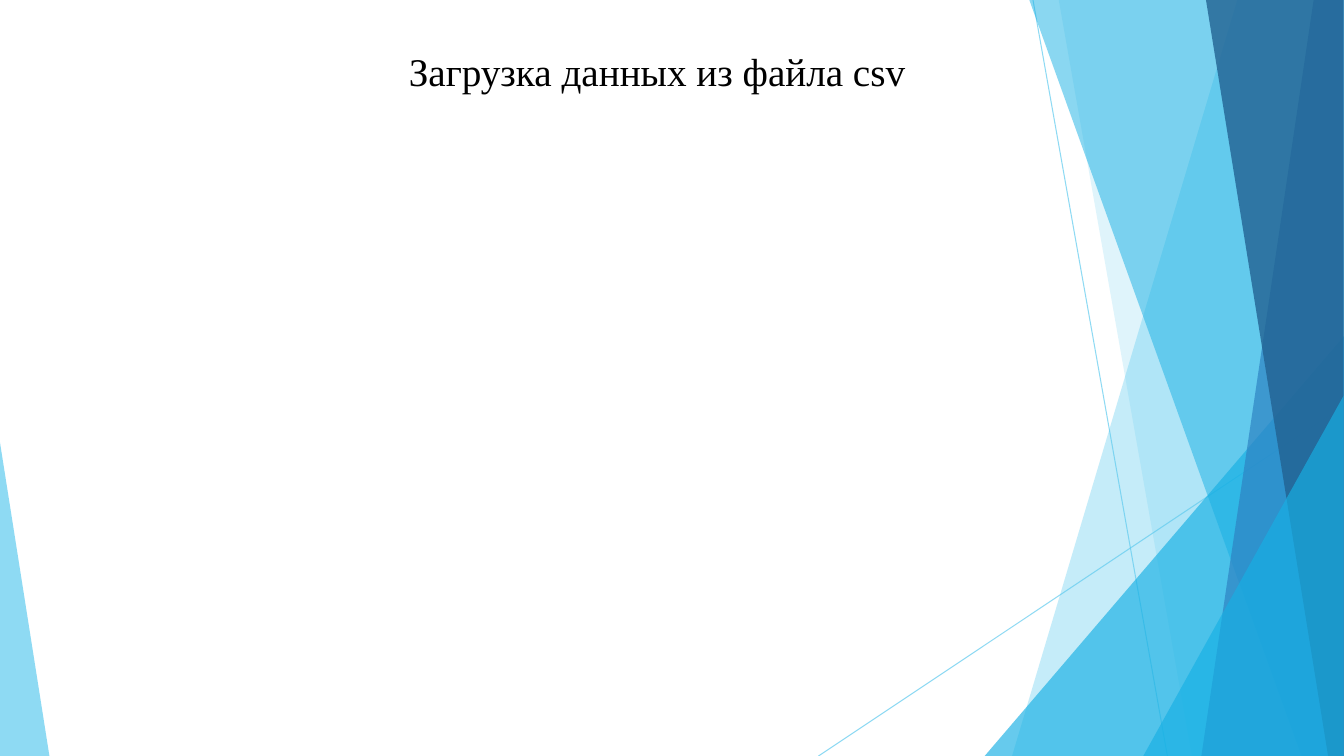
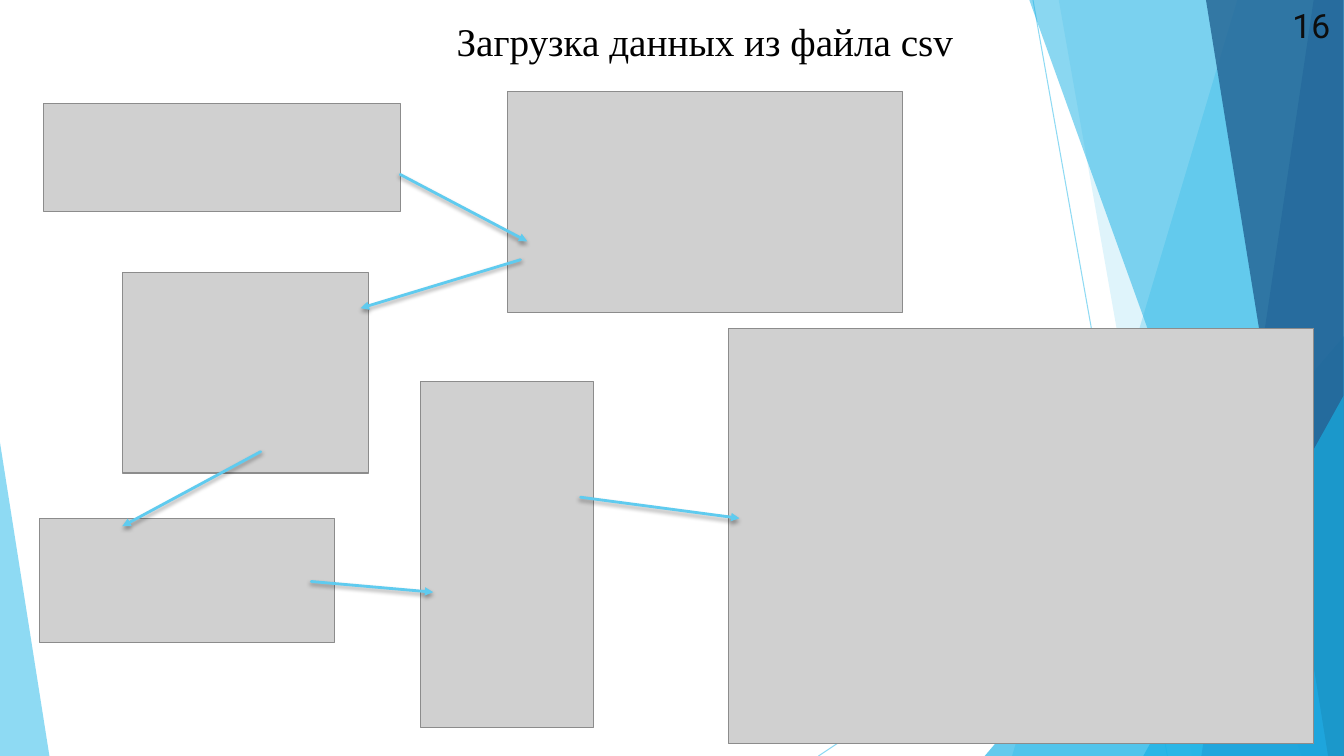
Before and after one commit to wolfufu/EpidemicModelsApp, a slide deck: slide 16 of ПрезентацияДиплом.pptx (slide 14 before the commit). Drawn at 1344x756 pixels with LibreOffice and Linux fonts; fonts in the diff are those of the drawing; grey boxes stand for pictures. Boxes give left, top, right and bottom in pixels: in the first picture for what was removed or moved away, otherwise in the second. Text is boxed around its words. In the diff, an @@ line names an element or a change of style, - is before the commit and + after.

```diff
--- a/ПрезентацияДиплом.pptx
+++ b/ПрезентацияДиплом.pptx
@@ text "Загрузка данных из файла csv": place and size @@
-text "Загрузка данных из файла csv" at <box>409,58,905,94</box>
+text "Загрузка данных из файла csv" at <box>457,28,953,63</box>
@@ text added at <box>1292,14,1330,39</box>, 24 pt, text #0D0D0D @@
+16
@@ picture added at <box>44,104,400,212</box> @@
@@ picture added at <box>507,91,902,312</box> @@
@@ arrow added from (400, 174) to (527, 241), #5FCBEF 2 pt @@
@@ arrow added from (520, 260) to (361, 309), #5FCBEF 2 pt @@
@@ picture added at <box>122,273,368,474</box> @@
@@ picture added at <box>728,329,1314,745</box> @@
@@ picture added at <box>420,382,593,728</box> @@
@@ arrow added from (261, 452) to (122, 526), #5FCBEF 2 pt @@
@@ arrow added from (581, 497) to (740, 518), #5FCBEF 2 pt @@
@@ picture added at <box>39,518,335,642</box> @@
@@ arrow added from (312, 582) to (434, 593), #5FCBEF 2 pt @@
```
Also in this commit, not shown: 18 other slides changed, 2 slides added, 9 other files.
